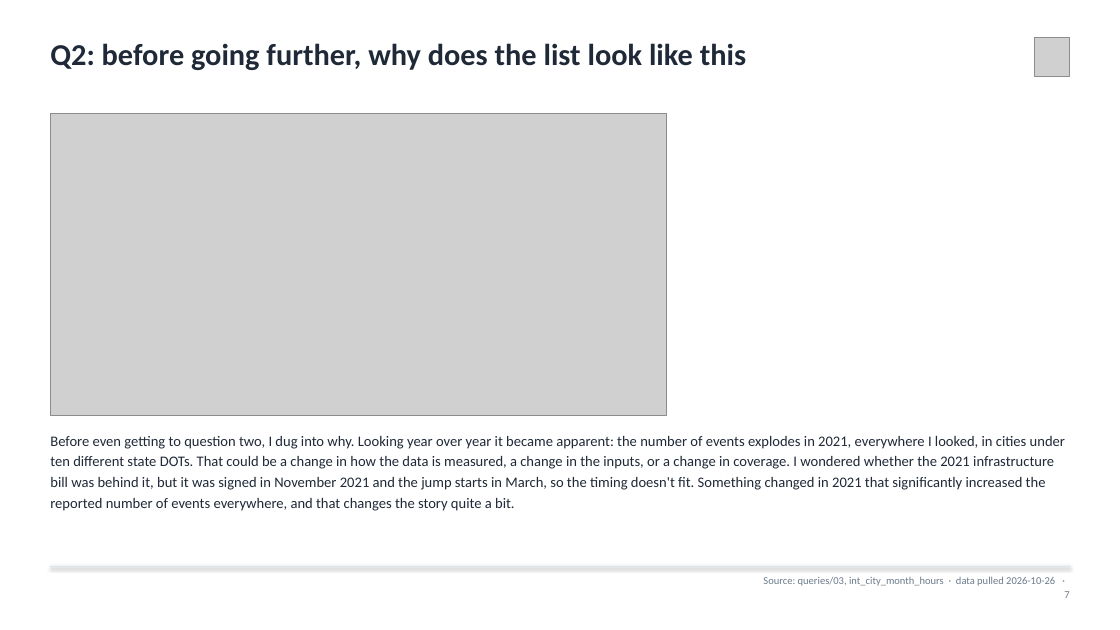
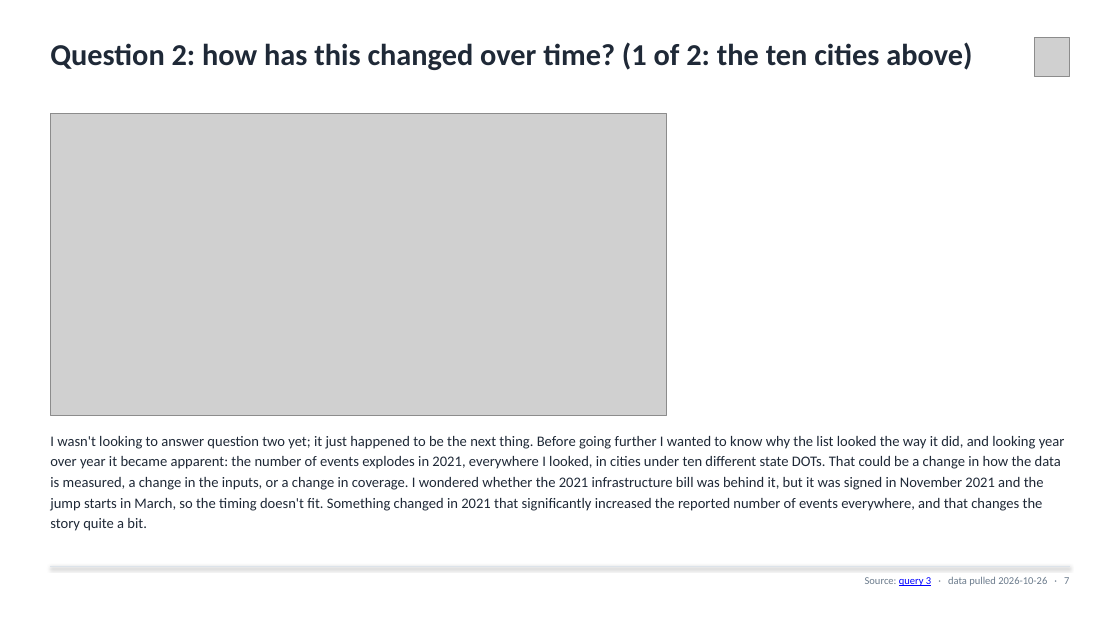
Before and after one commit to agmcdonald24/aurura_case, a slide deck: slide 7 of reports/Aurora_Construction_Take_Home.pptx. Drawn at 1120x630 pixels with LibreOffice and Linux fonts; fonts in the diff are those of the drawing; grey boxes stand for pictures. Boxes give left, top, right and bottom in pixels: in the first picture for what was removed or moved away, otherwise in the second. Text is boxed around its words. In the diff, an @@ line names an element or a change of style, - is before the commit and + after.

```diff
--- a/reports/Aurora_Construction_Take_Home.pptx
+++ b/reports/Aurora_Construction_Take_Home.pptx
@@ text at box(50, 42, 972, 70): text changed @@
-Q2: before going further, why does the list look like this
+Question 2: how has this changed over time? (1 of 2: the ten cities above)
@@ text at box(50, 436, 1065, 531): text changed @@
-Before even getting to question two, I dug into why. Looking year over year it became apparent: the number of events explodes in 2021, everywhere I looked, in cities under ten different state DOTs. That could be a change in how the data is measured, a change in the inputs, or a change in coverage. I wondered whether the 2021 infrastructure bill was behind it, but it was signed in November 2021 and the jump starts in March, so the timing doesn't fit. Something changed in 2021 that significantly increased the reported number of events everywhere, and that changes the story quite a bit.
+I wasn't looking to answer question two yet; it just happened to be the next thing. Before going further I wanted to know why the list looked the way it did, and looking year over year it became apparent: the number of events explodes in 2021, everywhere I looked, in cities under ten different state DOTs. That could be a change in how the data is measured, a change in the inputs, or a change in coverage. I wondered whether the 2021 infrastructure bill was behind it, but it was signed in November 2021 and the jump starts in March, so the timing doesn't fit. Something changed in 2021 that significantly increased the reported number of events everywhere, and that changes the story quite a bit.
@@ text at box(865, 577, 1069, 586): text changed @@
-Source: queries/03, int_city_month_hours · data pulled 2026-10-26 · 7
+Source: query 3 · data pulled 2026-10-26 · 7
```
Also in this commit, not shown: 13 other slides changed, 5 other files.
